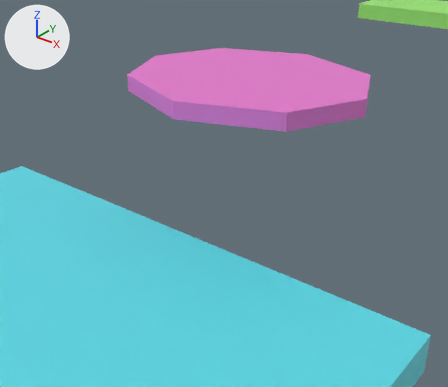
The OBJ model 3DLv3_2023_vs2019/Project/BaseProject/BaseProject/res/Field/HopsAndHoops/Stage2(Base).obj: old version first, new version second.
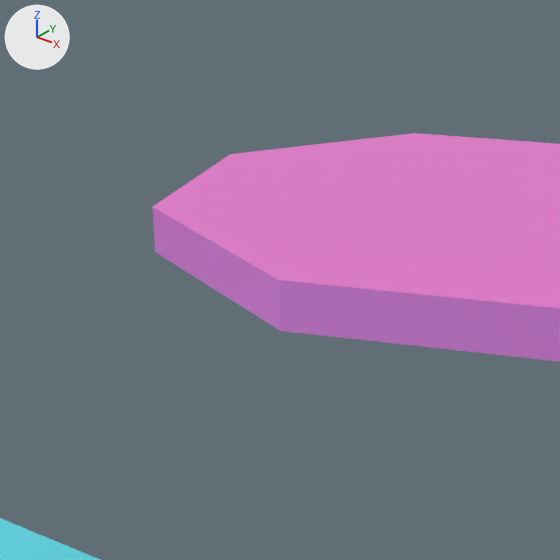
Each version is shown from a camera (50 mm lens) standing at (52.6, 49.1, 25.0) and looking at (2.6, 111.6, -13.7), then close up on the part from 16% to 61% of the width and 0% to 52% of the height. Lighting does not change. The marker at upper left points along +X, +Y and +Z. Where no turn or scale is listed for an object, it has been applied to the vertices.

Objects in the first close-up: '立方体.001', '立方体.007'.
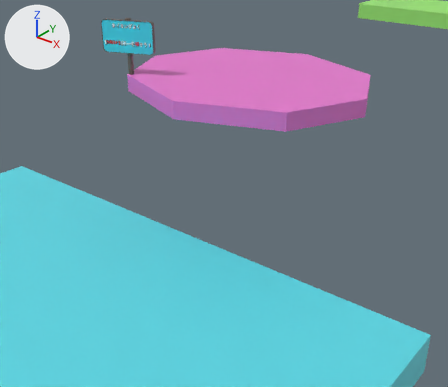
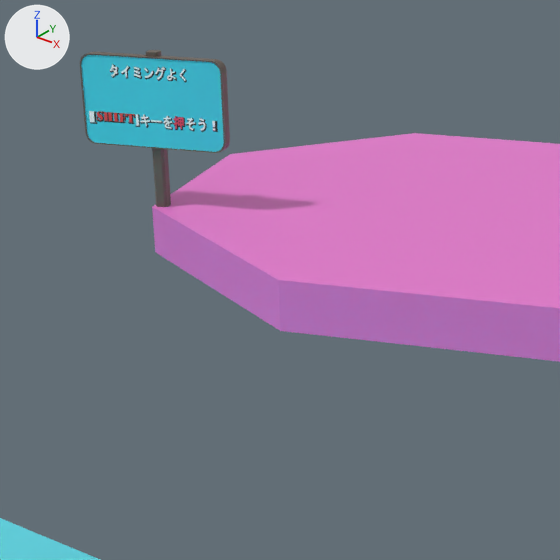
Pixel boxes [x1, y1, x2, y2] of what changed, in the close-ups (560 x 560 px):
'立方体.005', added (cyan): after [80, 52, 230, 153]
    faces in mat_マテリアル_009 (picture img_shifthint_png): [81, 55, 224, 152]
    faces in mat_マテリアル_010 (brown #685e56): [80, 52, 230, 153]
'立方体.006', added: after [146, 50, 171, 207]

The change, as a list of edits to the scene's bpy script:
```text
Add img_shifthint_png:
    img_shifthint_png = load_image('SHIFTHint.png', 'SHIFTHint.png', 1920, 1080, 'sRGB')
Add mat_マテリアル_010:
    mat_マテリアル_010 = principled_material('マテリアル.010')
    mat_マテリアル_010.base_color = (0.137, 0.111, 0.092)  # brown #675e56
Add mat_マテリアル_009:
    mat_マテリアル_009 = principled_material('マテリアル.009')
    mat_マテリアル_009.texture = img_shifthint_png
Add me_立方体_006:
    me_立方体_006.from_pydata([(-13.48, 110.63, 0.02), (-13.33, 110.56, 0.02), (-13.33, 110.56, 9.13), (-13.48, 110.63, 9.13), (-13.17, 110.14, 0.02), (-13.24, 109.99, 0.02), (-13.24, 109.99, 9.13), (-13.17, 110.14, 9.13), (-13.93, 110.33, 0.02), (-13.86, 110.48, 0.02), (-13.86, 110.48, 9.13), (-13.93, 110.33, 9.13), (-13.61, 109.84, 0.02), (-13.77, 109.91, 0.02), (-13.77, 109.91, 9.13), (-13.61, 109.84, 9.13)], [], [(2, 4, 1), (10, 0, 9), (6, 12, 5), (14, 8, 13), (3, 1, 0), (5, 7, 6), (11, 9, 8), (13, 15, 14), (15, 6, 7), (2, 7, 4), (10, 3, 0), (6, 15, 12), (14, 11, 8), (3, 2, 1), (5, 4, 7), (11, 10, 9), (13, 12, 15), (7, 2, 11), (2, 3, 11), (3, 10, 11), (11, 14, 7), (14, 15, 7)])
    me_立方体_006.materials.append(mat_マテリアル_010)  # brown #675e56
Add me_立方体_005:
    me_立方体_005.from_pydata(...)  # 224 vertices, 444 faces; spans x -17.24..-9.69, y 108.32..111.7, z 4.34..8.93
    # faces by material slot: [82, 362]
    me_立方体_005.materials.append(mat_マテリアル_009)  # picture img_shifthint_png
    me_立方体_005.materials.append(mat_マテリアル_010)  # brown #675e56
Add ob_立方体_006:
    ob_立方体_006 = bpy.data.objects.new('立方体.006', me_立方体_006)
    ob_立方体_006.location = (0.0, 0.0, 0.0)
Add ob_立方体_005:
    ob_立方体_005 = bpy.data.objects.new('立方体.005', me_立方体_005)
    ob_立方体_005.location = (0.0, 0.0, 0.0)
```
